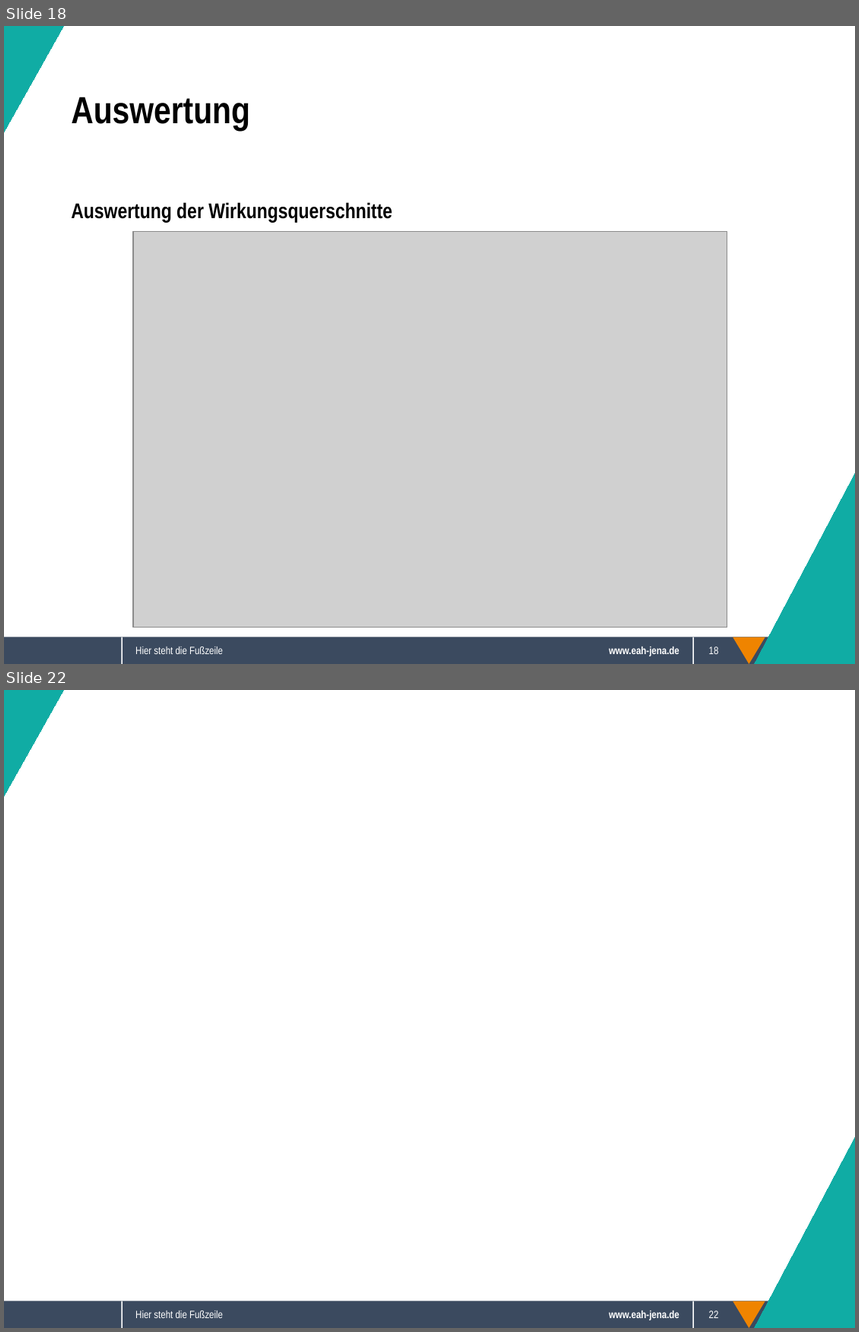
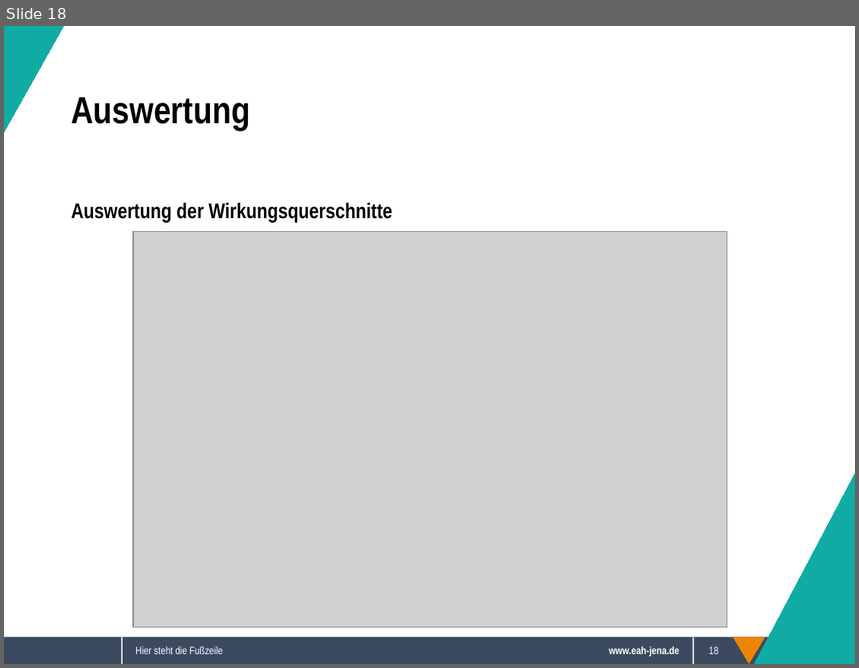
Before and after one commit to Sappy5053/Komplexpraktikum, a slide deck: Präsentation.odp. Shown one above the other, each under a label of ours: slides 18 and 22 before the commit, slide 18 after it; the slides between them are not shown. The pictures are 859x1332 and 859x668 pixels, drawn with LibreOffice and Linux fonts; fonts in the diff are those of the drawing; grey boxes stand for pictures; background and template pictures are left out. Boxes give left, top, right and bottom in pixels: in the first picture for what was removed or moved away, otherwise in the second. Text is boxed around its words. In the diff, an @@ line names an element or a change of style, - is before the commit and + after.

```diff
--- a/Präsentation.odp
+++ b/Präsentation.odp
@@ slide 22 removed at [4, 690, 855, 1328], background #FFFFFF; not listed: 5 template elements that a slide beside it also shows @@
@@ right triangle removed at [4, 690, 63, 796] @@
@@ right triangle removed at [755, 1138, 855, 1328] @@
@@ text removed at [135, 1311, 223, 1319] @@
-Hier steht die Fußzeile
@@ page number removed at [709, 1311, 719, 1319] @@
-22
```
Also in this commit, not shown: 3 slides changed, 5 other slides removed.
